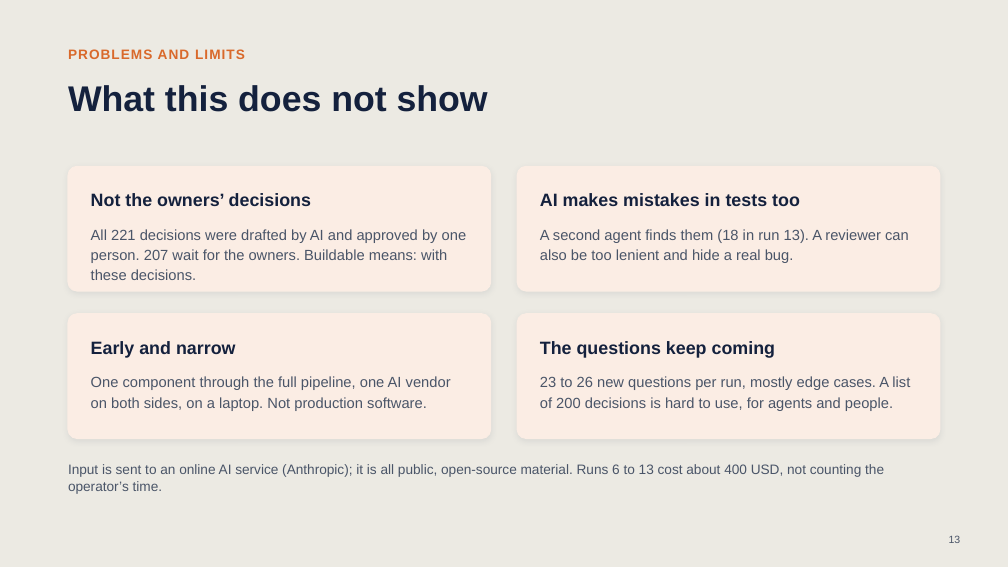
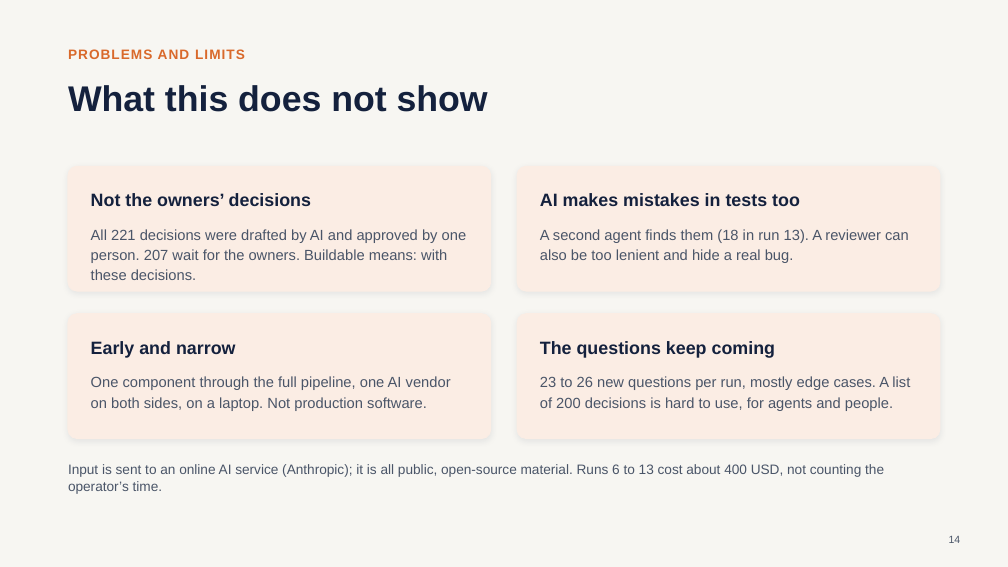
Before and after one commit to barrynauta/simpl-local, a slide deck: slide 14 of simpl-spec-factory/presentations/spec-factory-simpl.pptx (slide 13 before the commit). Drawn at 1008x567 pixels with LibreOffice and Linux fonts; fonts in the diff are those of the drawing. Boxes give left, top, right and bottom in pixels: in the first picture for what was removed or moved away, otherwise in the second. Text is boxed around its words. In the diff, an @@ line names an element or a change of style, - is before the commit and + after.

```diff
--- a/simpl-spec-factory/presentations/spec-factory-simpl.pptx
+++ b/simpl-spec-factory/presentations/spec-factory-simpl.pptx
@@ background #ECEAE3 to #F7F6F2 @@
@@ page number at box(949, 536, 961, 543): text changed @@
-13
+14
```
Also in this commit, not shown: 1 other slide changed, 1 slide added, 2 other files.
